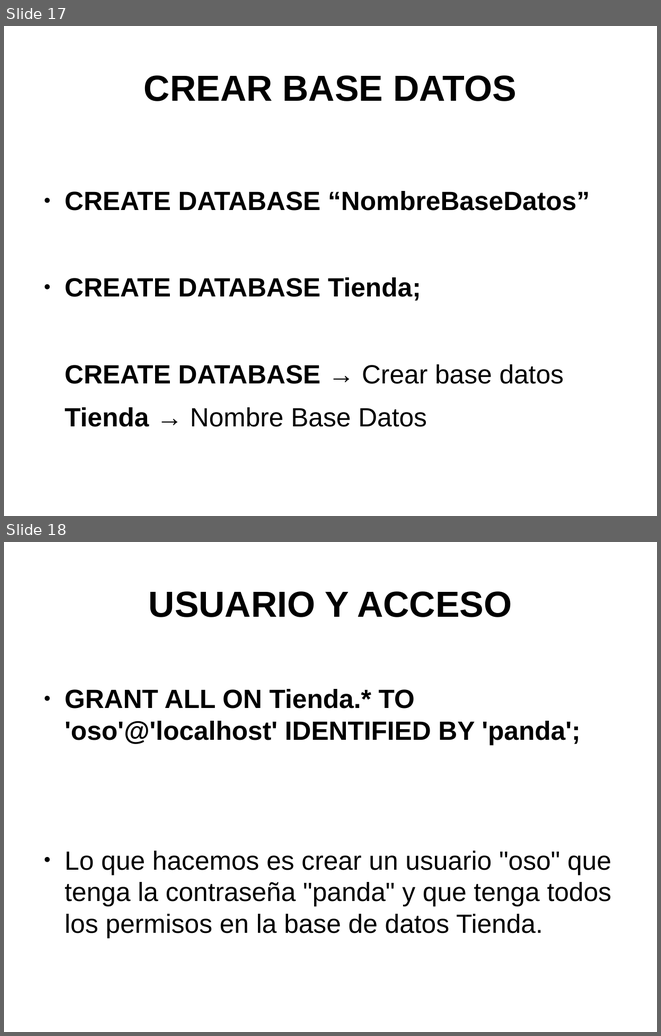
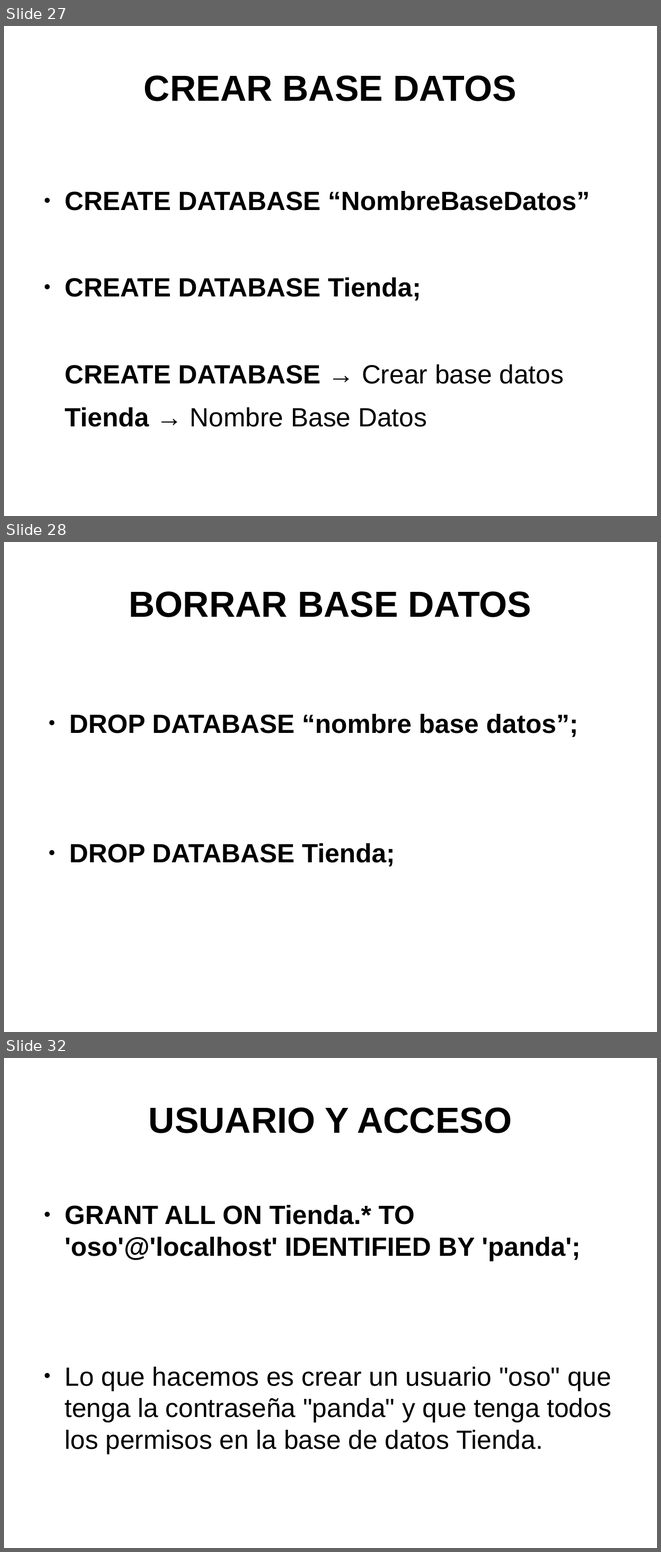
Before and after one commit to psicobyte/CursoPythonAvanzado, a slide deck: BaseDeDatosPython.odp. Shown one above the other, each under a label of ours: slides 17 and 18 before the commit, slides 27, 28 and 32 after it; the slides between them are not shown. The pictures are 661x1036 and 661x1552 pixels, drawn with LibreOffice and Linux fonts; fonts in the diff are those of the drawing. Boxes give left, top, right and bottom in pixels: in the first picture for what was removed or moved away, otherwise in the second. Text is boxed around its words. In the diff, an @@ line names an element or a change of style, - is before the commit and + after.

Commit message:
Presentación Base datos python

```diff
--- a/BaseDeDatosPython.odp
+++ b/BaseDeDatosPython.odp
@@ slide 28 added at box(4, 542, 657, 1032), background #FFFFFF @@
@@ title added at box(129, 591, 532, 617), 44 pt, text #000000, bold @@
+BORRAR BASE DATOS
@@ text added at box(69, 714, 579, 866), 32 pt, text #000000, bold @@
+● DROP DATABASE “nombre base datos”;
+● DROP DATABASE Tienda;
@@ what was slide 17 is now slide 27 @@
@@ what was slide 18 is now slide 32 @@
```
Also in this commit, not shown: 5 slides changed, 38 other slides added, 3 other files.
